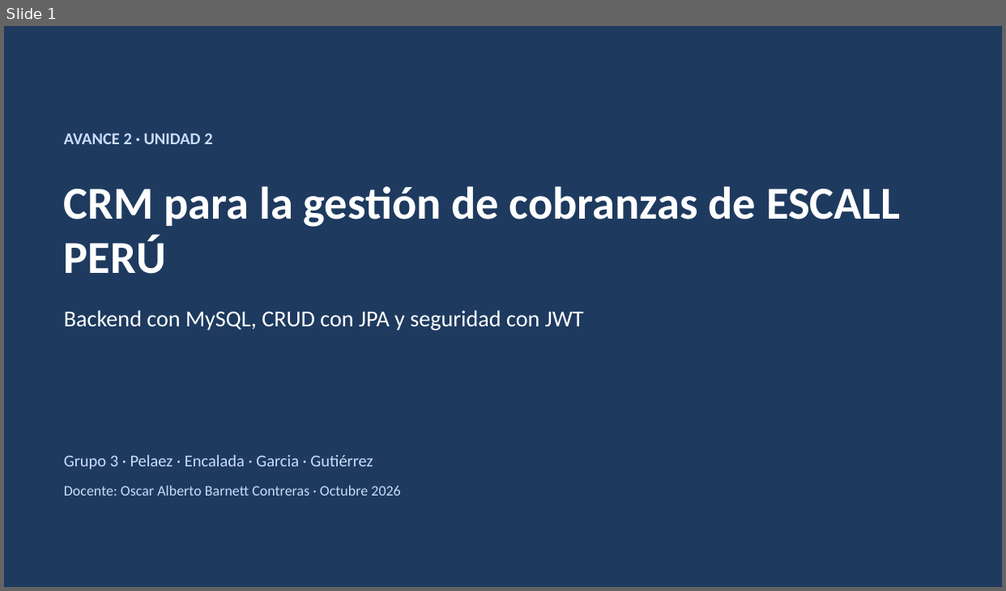
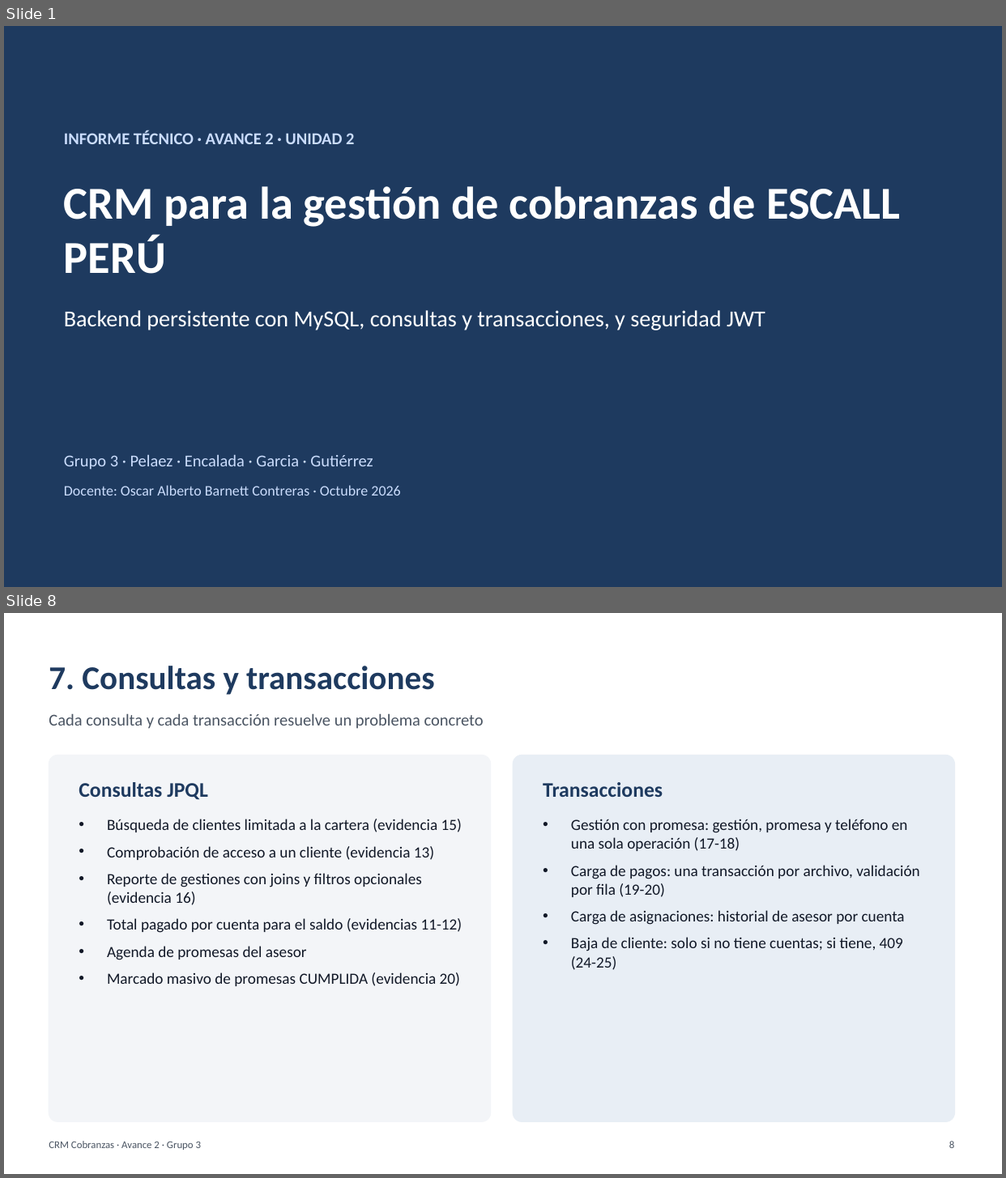
Before and after one commit to PaoloPelaezVillanueva/web, a slide deck: docs/avance-2/Presentacion_Avance_2_CRM_Cobranzas.pptx. Shown one above the other, each under a label of ours: slide 1 before the commit, slides 1 and 8 after it; the slides between them are not shown. The pictures are 1006x591 and 1006x1178 pixels, drawn with LibreOffice and Linux fonts; fonts in the diff are those of the drawing. Boxes give left, top, right and bottom in pixels: in the first picture for what was removed or moved away, otherwise in the second. Text is boxed around its words. In the diff, an @@ line names an element or a change of style, - is before the commit and + after.

Commit message:
Reestructura informe y presentacion segun la rubrica de 12 criterios
- Informe: 12 rubros en el orden de la estructura institucional.
- Consultas JPQL y transacciones documentadas con evidencia.
- Seguridad con usuarios de prueba, reglas por recurso y ejemplos 401/403/404/200.
- Tecnologias con versiones; persistencia tras reinicio marcada como pendiente (MySQL).
- Presentacion con el mismo orden que el informe.

```diff
--- a/docs/avance-2/Presentacion_Avance_2_CRM_Cobranzas.pptx
+++ b/docs/avance-2/Presentacion_Avance_2_CRM_Cobranzas.pptx
@@ slide 8 added at (4, 613, 1002, 1174), background #FFFFFF @@
@@ text added at (49, 666, 434, 695), 32 pt, text #1E3A5F, bold @@
+7. Consultas y transacciones
@@ text added at (49, 713, 484, 729), 16 pt, text #4B5563 @@
+Cada consulta y cada transacción resuelve un problema concreto
@@ rounded rectangle added at (49, 756, 491, 1122), fill #F3F5F8, outline #F3F5F8 1 pt @@
@@ rounded rectangle added at (513, 756, 955, 1122), fill #E8EEF5, outline #E8EEF5 1 pt @@
@@ text added at (79, 782, 208, 800), 20 pt, text #1E3A5F, bold @@
+Consultas JPQL
@@ text added at (543, 782, 663, 797), 20 pt, text #1E3A5F, bold @@
+Transacciones
@@ text added at (107, 819, 462, 986), 15 pt, text #111827 @@
+• Búsqueda de clientes limitada a la cartera (evidencia 15)
+• Comprobación de acceso a un cliente (evidencia 13)
+• Reporte de gestiones con joins y filtros opcionales (evidencia 16)
+• Total pagado por cuenta para el saldo (evidencias 11-12)
+• Agenda de promesas del asesor
+• Marcado masivo de promesas CUMPLIDA (evidencia 20)
@@ text added at (571, 819, 920, 970), 15 pt, text #111827 @@
+• Gestión con promesa: gestión, promesa y teléfono en una sola operación (17-18)
+• Carga de pagos: una transacción por archivo, validación por fila (19-20)
+• Carga de asignaciones: historial de asesor por cuenta
+• Baja de cliente: solo si no tiene cuentas; si tiene, 409 (24-25)
@@ text added at (49, 1141, 201, 1150), 10 pt, text #4B5563 @@
+CRM Cobranzas · Avance 2 · Grupo 3
@@ text added at (949, 1141, 954, 1148), 10 pt, text #4B5563 @@
+8
@@ slide 1 changed as well @@
@@ text at (64, 130, 354, 144): text changed @@
-AVANCE 2 · UNIDAD 2
+INFORME TÉCNICO · AVANCE 2 · UNIDAD 2
@@ text at (64, 310, 765, 331): text changed @@
-Backend con MySQL, CRUD con JPA y seguridad con JWT
+Backend persistente con MySQL, consultas y transacciones, y seguridad JWT
```
Also in this commit, not shown: 1 other slide changed, 10 other slides added, 9 slides removed, 1 other file.
